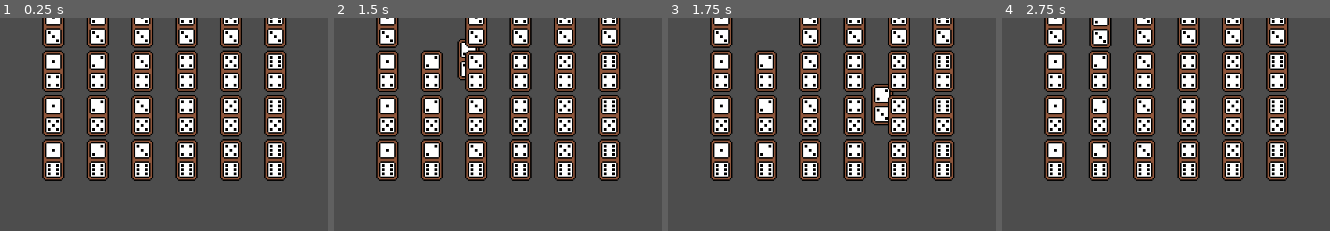
Above: before the commit, frames 1-4 (left to right).
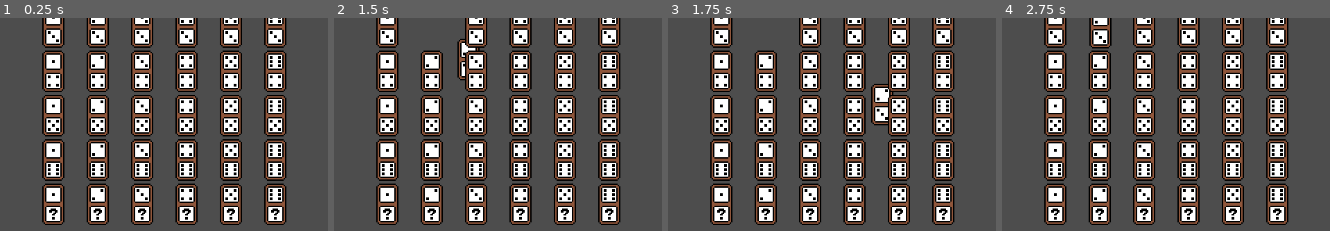
Above: after the commit, the same moments.

Repository: Ghoose1/GFPGame
Game: Godot game, scene res://scenes/scene.tscn
The game is run twice, just before and just after one commit, with the same random seed, the same clock (stepped at 60 frames per second) and the same inputs.
Inputs (mouse positions are % of the whole screen's width and height, from its top left):
- Up to frame 1 (0.25 s): no input
- Up to frame 2 (1.5 s): tap Enter at 0.5 s; move the mouse to (84, 44) at 0.52 s; hold Space (Start Score) 0.53-1.25 s; click (84, 44) at 0.67 s; drag from (33, 55) to (51, 70) at 1.27 s
- Up to frame 3 (1.75 s): no input
- Up to frame 4 (2.75 s): move the mouse to (69, 26) at 2.02 s; hold Space (Start Score) from 2.03 s (still down); click (69, 26) at 2.17 s
The pictures show only the part of the screen within x 18-68%, y 50-100%; the shares and areas given below are measured in that part.

The runs differ from the first frame. In frame 1, 7.7% of the frame differs, in the area x 12-88%, y 77-98%; in frame 2, 7.7%; in frame 3, 7.7%; in frame 4, 7.7%.

Commit message:
Added wild face dominos

Diff:
--- a/Dominos/basic.gd
+++ b/Dominos/basic.gd
@@ -22,10 +22,11 @@
 
 func _ready() -> void:
 	# initialise the face textures
-	$Sprites/Face_0.frame = face0.number
-	$Sprites/Face_1.frame = face1.number
-	#$Sprites/Face_0.texture = Globals.faceSprites[face0.number]
-	#$Sprites/Face_1.texture = Globals.faceSprites[face1.number]
+	$Sprites/Face_0.update_frame(face0)
+	face0.frame_changed.connect($Sprites/Face_0.update_frame)
+	$Sprites/Face_1.update_frame(face1)
+	face1.frame_changed.connect($Sprites/Face_1.update_frame)
+
 
 func snap_to_point() -> void:
 	# check which face we should rotate with
@@ -62,7 +63,7 @@
 	connection_points[connecting_face].enabled = false
 
 func score_value() -> int:
-	return face0.number + face1.number
+	return face0.get_score() + face1.get_score()
 
 func score_animation() -> void:
 	$AnimationPlayer.stop()
--- a/Dominos/starter.gd
+++ b/Dominos/starter.gd
@@ -87,7 +87,7 @@
 	return false
 
 func score_value() -> int:
-	return face.number
+	return face.get_score()
 
 func score_animation() -> void:
 	pass
--- a/scenes/face.tscn
+++ b/scenes/face.tscn
@@ -1,8 +1,20 @@
 [gd_scene format=3 uid="uid://chyl5hppjjnln"]
 
 [ext_resource type="Texture2D" uid="uid://blhhbyt82taog" path="res://Assets/Basic_Faces.png" id="1_3alo4"]
+
+[sub_resource type="GDScript" id="GDScript_3alo4"]
+script/source = "extends Sprite2D
+
+func update_frame(face : Face) -> void:
+	if face.wild:
+		frame = 10
+		return
+
+	frame = face.number % 10
+"
 
 [node name="Face" type="Sprite2D" unique_id=768536152]
 texture_filter = 1
 texture = ExtResource("1_3alo4")
 hframes = 11
+script = SubResource("GDScript_3alo4")
--- a/scripts/board.gd
+++ b/scripts/board.gd
@@ -24,3 +24,12 @@
 
 			dominoes.append(domino)
 			add_child(domino)
+
+		var wild : BasicDomino = preload("res://Dominos/basic.tscn").instantiate()
+		wild.face0.number = i
+		wild.face1.wild = true
+
+		wild.position = Vector2(i * 32, 7 * 32)
+
+		dominoes.append(wild)
+		add_child(wild)
--- a/scripts/face.gd
+++ b/scripts/face.gd
@@ -4,11 +4,40 @@
 ## enhancements and special effects
 class_name Face
 
-var number : int
+signal frame_changed(face : Face)
+
+#region properties
+
+var number : int:
+	get:
+		return number
+	set(value):
+		if value != number:
+			frame_changed.emit(self)
+			number = value
+
 # e.g. var is_gold : bool
+var wild : bool:
+	get:
+		return wild
+	set(value):
+		if value != wild:
+			frame_changed.emit(self)
+			wild = value
+
+#endregion
+
+func get_score() -> int:
+	if wild: return 0
+	return number
 
 func can_connect_to(faces : Array[Face]) -> bool:
-	return faces.all(func(f : Face) -> bool: return f.number == number)
+	if wild:
+		return true
+
+	return faces.all(func(f : Face) -> bool:
+		return f.number == number || f.wild
+	)
 
 static func can_faces_connect(a : Array[Face], b : Array[Face]) -> bool:
 	match a.size():
